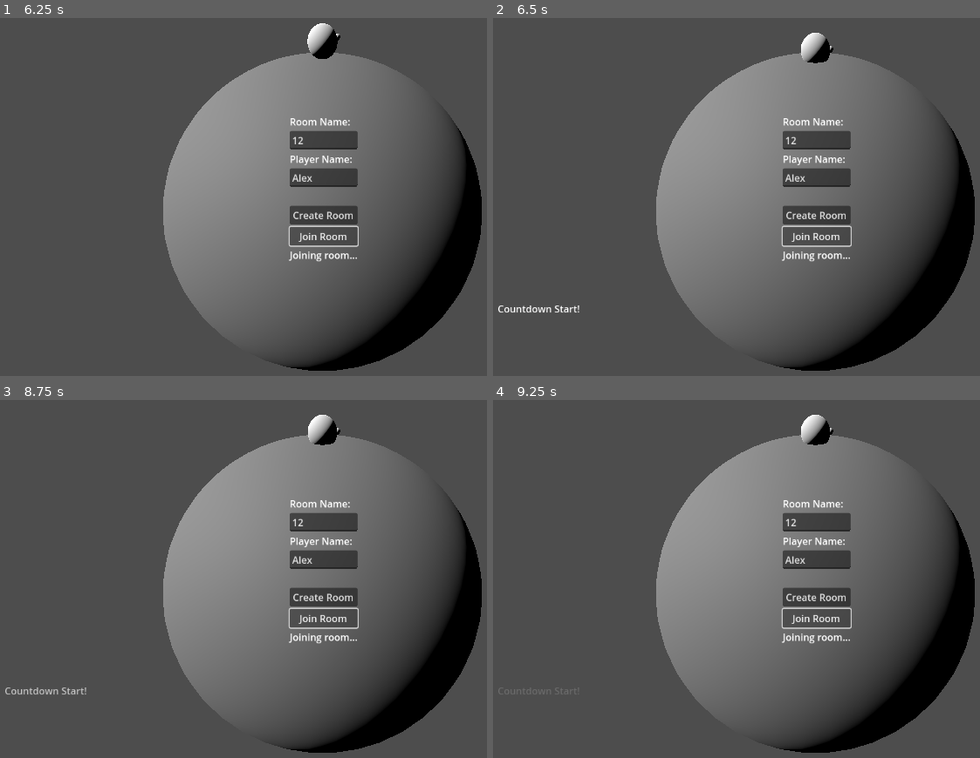
Above: before the commit, frames 1-4 (two rows, left to right).
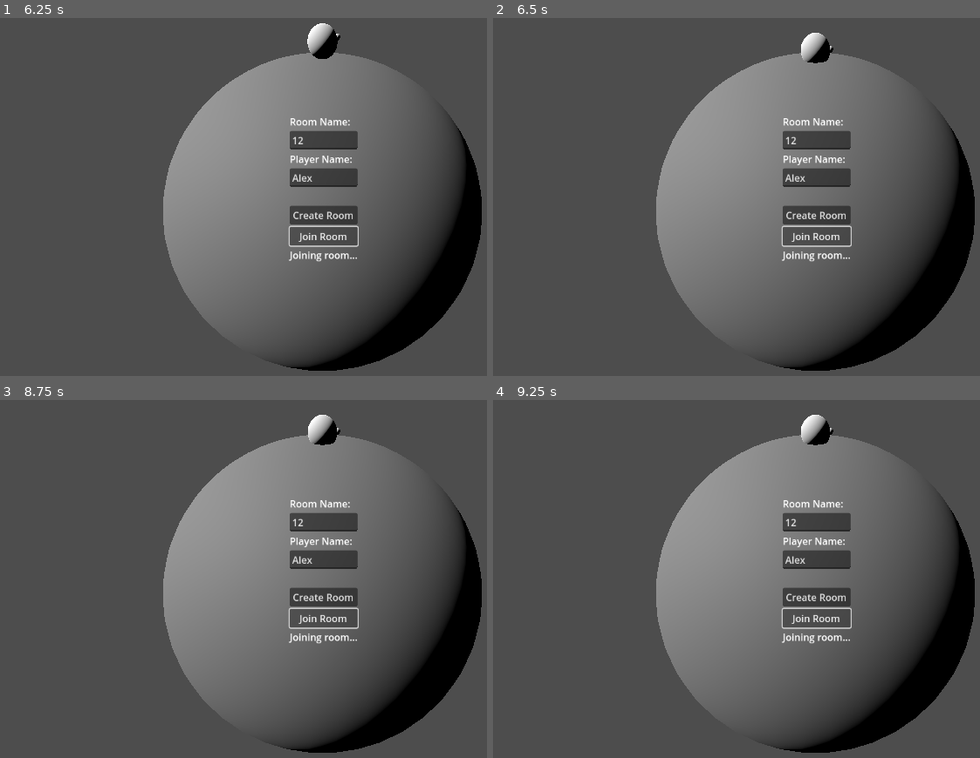
Above: after the commit, the same moments.

Repository: BenjaminMassey/battle_baos
Game: Godot game, scene res://scenes/main.tscn
Same seed, same stepped clock (60 frames per second), same inputs: the game is played once before the commit and once after it.
Inputs (mouse positions are in pixels of both pictures, inside the frame that each line leads up to):
- Up to frame 1 (6.25 s): click (321, 139) at 0.52 s; type "12" at 0.6 s; click (321, 179) at 0.75 s; type "Alex" at 0.83 s; click "Create Room" at 1.25 s; click "Join Room" at 2 s; hold D (turn_right) 2.78-3.53 s; hold A (turn_left) 3.53-4.28 s; hold D (turn_right) 4.28-5.78 s; hold A (turn_left) from 5.78 s (still down)
- Up to frame 2 (6.5 s): keep holding A (turn_left); tap F5 (debug_refresh) at 6.4 s
- Up to frame 3 (8.75 s): release A (turn_left) at 8.03 s; hold D (turn_right) from 8.03 s (still down)
- Up to frame 4 (9.25 s): keep holding D (turn_right)

Frame 1 is identical in both runs. In frame 2, 0.2% of the frame differs, in the area x 1-18%, y 80-83%; in frame 3, 0.2%; in frame 4, less than 0.1%.
Error before the commit: Cannot call method 'get_as_text' on a null value. (res://scripts/multiplayer.gd:117)
Error after the commit: Cannot call method 'get_as_text' on a null value. (res://scripts/multiplayer.gd:123)

Commit message:
Started system of global signals that all can listen to. Using a ready state for players for rounds. Have a text countdown visible for round starts.

Diff:
--- a/project.godot
+++ b/project.godot
@@ -18,6 +18,7 @@
 [autoload]
 
 Global="*res://scripts/global.gd"
+Signals="*res://scripts/signals.gd"
 
 [input]
 
--- a/scenes/main.tscn
+++ b/scenes/main.tscn
@@ -1,8 +1,10 @@
-[gd_scene load_steps=6 format=3 uid="uid://cn6vxddmkbjfw"]
+[gd_scene load_steps=8 format=3 uid="uid://cn6vxddmkbjfw"]
 
 [ext_resource type="PackedScene" uid="uid://do1s3dw6r6fu" path="res://scenes/player.tscn" id="1_k4j4q"]
 [ext_resource type="Script" uid="uid://dg23qc43rexnc" path="res://scripts/camera.gd" id="3_kfpbu"]
 [ext_resource type="Script" uid="uid://bbwdj7sywm7xc" path="res://scripts/multiplayer.gd" id="4_3otew"]
+[ext_resource type="Script" uid="uid://b3prqan84orf8" path="res://scripts/ready_button.gd" id="5_tbgi4"]
+[ext_resource type="Script" uid="uid://1no7u3alou05" path="res://scripts/countdown.gd" id="6_o6xl0"]
 [ext_resource type="Script" uid="uid://b47q88jvefixb" path="res://scripts/log.gd" id="6_tefeu"]
 
 [sub_resource type="BoxMesh" id="BoxMesh_0t2us"]
@@ -40,15 +42,18 @@
 script = ExtResource("3_kfpbu")
 player = NodePath("../world/player")
 
-[node name="multiplayer" type="Node" parent="main/game" node_paths=PackedStringArray("player")]
+[node name="multiplayer" type="Node" parent="main/game" node_paths=PackedStringArray("player", "log", "ready_statuses")]
 script = ExtResource("4_3otew")
 player = NodePath("../world/player")
+log = NodePath("../gui/log")
+ready_statuses = NodePath("../gui/ready_statuses")
 
 [node name="HTTPRequest" type="HTTPRequest" parent="main/game/multiplayer"]
 timeout = 10.0
 
 [node name="gui" type="Control" parent="main/game"]
 unique_name_in_owner = true
+visible = false
 layout_mode = 3
 anchors_preset = 8
 anchor_left = 0.5
@@ -68,6 +73,33 @@
 offset_right = 269.0
 offset_bottom = 581.0
 script = ExtResource("6_tefeu")
+
+[node name="ready_button" type="Button" parent="main/game/gui" node_paths=PackedStringArray("player")]
+layout_mode = 0
+offset_left = 497.0
+offset_top = 432.5
+offset_right = 553.0
+offset_bottom = 463.5
+text = "Ready"
+script = ExtResource("5_tbgi4")
+player = NodePath("../../world/player")
+
+[node name="ready_statuses" type="Label" parent="main/game/gui"]
+layout_mode = 0
+offset_left = 663.0
+offset_top = 361.5
+offset_right = 765.0
+offset_bottom = 436.5
+
+[node name="countdown" type="Label" parent="main/game/gui"]
+layout_mode = 0
+offset_left = 471.0
+offset_top = 351.5
+offset_right = 578.0
+offset_bottom = 374.5
+script = ExtResource("6_o6xl0")
+
+[node name="timer" type="Timer" parent="main/game/gui/countdown"]
 
 [node name="menu" type="Control" parent="main"]
 unique_name_in_owner = true
--- /dev/null
+++ b/scripts/countdown.gd
@@ -0,0 +1,22 @@
+extends Label
+
+var tick = 0;
+var num_ticks = 5;
+
+func _ready() -> void:
+	Signals.players_ready.connect(start);
+	$timer.connect("timeout", count);
+
+func start() -> void:
+	if $timer.is_stopped():
+		self.tick = 0;
+		text = "Starting in " + str(self.num_ticks) + "...";
+		$timer.start();
+
+func count() -> void:
+	self.tick += 1;
+	if self.tick == self.num_ticks:
+		text = "";
+		$timer.stop();
+	else:
+		text = "Starting in " + str(self.num_ticks - self.tick) + "...";
--- a/scripts/log.gd
+++ b/scripts/log.gd
@@ -1,4 +1,6 @@
 extends VFlowContainer
+
+class_name Log;
 
 func message(text: String):
 	var log_message = Label.new();
--- a/scripts/multiplayer.gd
+++ b/scripts/multiplayer.gd
@@ -1,6 +1,8 @@
 extends Node
 
 @export var player: Player;
+@export var log: Log;
+@export var ready_statuses: Label;
 
 var player_scene = preload("res://scenes/player.tscn")
 
@@ -24,6 +26,7 @@
 		"player_id": self.player_name,
 		"state": {
 			"alive": self.player.player_state != Player.State.Dead,
+			"ready": self.player.player_data["ready"],
 			"position": [self.player.global_position.x, self.player.global_position.y, self.player.global_position.z],
 			"rotation": [self.player.rotation.x, self.player.rotation.y, self.player.rotation.z]
 		}
@@ -61,12 +64,19 @@
 		print("Unhandled UDP tag: ", tag);
 
 func handle_states(data: Dictionary):
+	var ready_text = "";
+	var ready_count = 0;
 	var dead_count = 0;
 	var player_names = data["state"]["names"];
 	for name in player_names:
 		var state = data["state"]["data"][name]["state"];
 		if !state["alive"]:
 			dead_count += 1;
+		if state["ready"]:
+			ready_count += 1;
+			ready_text += name + ": " + "Ready\n";
+		else:
+			ready_text += name + ": " + "Not Ready\n";
 		if name == self.player_name:
 			var player_index = int(data["state"]["data"][name]["index"]);
 			self.player.player_data["spawn"] = Global.player_spawn_points[player_index];
@@ -77,13 +87,8 @@
 			add_child(peer);
 			peer.name = name;
 			peer.player_type = Player.Type.Peer;
-			%gui.find_child("log").message("Player \"" + name + "\" joined."); # TODO: better easier logging
-			#TODO: don't really wanna force reset, should be waiting state
-			self.player.reset();
-			for child in get_children():
-				if child.name == "HTTPRequest":
-					continue; #TODO: exclude HTTPRequest better ahh
-				child.reset();
+			log.message("Player \"" + name + "\" joined.");
+			Signals.round_reset.emit(); #TODO: don't really wanna force reset, should be waiting state
 		if state["alive"]:
 			if position_tweens.has(name):
 				position_tweens[name].kill();
@@ -97,17 +102,18 @@
 		if child.name == "HTTPRequest":
 			continue; #TODO: exclude HTTPRequest better ahh
 		if child.name not in player_names:
-			%gui.find_child("log").message("Player \"" + child.name + "\" left.");
+			log.message("Player \"" + child.name + "\" left.");
 			child.queue_free();
-	if dead_count == get_child_count() and player.player_state != Player.State.Waiting: # TODO: other player states?
+	if dead_count == get_child_count() and player.player_state != Player.State.Waiting:
 		print("RESET TIME");
-		self.player.reset();
-		self.player.player_state = Player.State.Waiting;
-		for child in get_children():
-			if child.name == "HTTPRequest":
-				continue; #TODO: exclude HTTPRequest better ahh
-			child.reset();
-			child.player_state = Player.State.Waiting;
+		Signals.round_reset.emit();
+	if ready_count == get_child_count() and player.player_state == Player.State.Waiting:
+		Signals.players_ready.emit(); # TODO: stop spamming of this
+	if player.player_state == Player.State.Waiting:
+		ready_statuses.text = ready_text;
+	else:
+		ready_statuses.text = "";
+	# TODO: not a find child every single time
 
 func _on_create_button_pressed() -> void:
 	print("create button");
@@ -146,7 +152,8 @@
 	if result == HTTPRequest.RESULT_SUCCESS and response_code == 200 and (body.get_string_from_utf8() == "Room exists." or body.get_string_from_utf8() == "Room created.") : # TODO: better
 		Global.state = Global.State.Game;
 		%menu.hide();
-		# TODO: combine two lines above via global-style signal-ing
+		%gui.show();
+		# TODO: combine three lines above via global-style signal-ing
 		self.player.player_state = Player.State.Waiting;
 	else:
 		var message = body.get_string_from_utf8();
--- a/scripts/player.gd
+++ b/scripts/player.gd
@@ -23,6 +23,7 @@
 	"forward": Vector3.RIGHT, # TODO: probably want diff for diff spawns?
 	"current_height": 0.0,
 	"jumping": false,
+	"ready": false,
 };
 
 @export var player_movement = {
@@ -39,6 +40,8 @@
 
 func _ready() -> void:
 	$timer.connect("timeout", start_game);
+	Signals.round_reset.connect(reset);
+	Signals.players_ready.connect(start_countdown);
 	face_forward();
 
 func _process(delta: float) -> void:
@@ -46,13 +49,8 @@
 		reset();
 	if Global.state != Global.State.Game or self.player_type == Type.Peer:
 		return;
-	match self.player_state:
-		State.Playing:
-			move_and_look(delta);
-		State.Waiting:
-			if $timer.is_stopped():
-				$timer.start();
-			# TODO: probably want more of a countdown-ing state, and timer start can be triggered by all player's "ready" status
+	if self.player_state == State.Playing:
+		move_and_look(delta);
 
 func move_and_look(delta: float) -> void:
 	var world_intersection = (global_position - Global.world["position"]).normalized();
@@ -72,8 +70,7 @@
 	print("start game");
 	self.player_state = State.Playing;
 	if self.player_type == Type.Host:
-		var log = get_tree().get_root().find_child("gui", true, false).find_child("log"); # TODO: better global-ing
-		log.message("Go!");
+		self.player_data["ready"] = false;
 
 func jump() -> void:
 	if self.player_data["jumping"]:
@@ -101,8 +98,6 @@
 		self.player_data["forward"] = Vector3.RIGHT; # TODO: probably want diff for diff spawns?
 		face_forward();
 		# TODO: feel like should reset jump values, but cannot get it to work
-		var log = get_tree().get_root().find_child("gui", true, false).find_child("log"); # TODO: better global-ing
-		log.message("Countdown Start!");
 	$trail.destroy_points();
 	self.player_state = State.Waiting;
 	$timer.stop();
@@ -114,3 +109,7 @@
 	var forward_rotation = Quaternion(Vector3.RIGHT, 0.05 * PI);
 	look_at(forward_rotation * p_pos, Vector3.RIGHT);
 # TODO: make more dynamic: currently not usable on _ready() or $timer.start, for example
+
+func start_countdown() -> void:
+	if $timer.is_stopped():
+		$timer.start();
--- /dev/null
+++ b/scripts/ready_button.gd
@@ -0,0 +1,14 @@
+extends Button
+
+@export var player: Player;
+
+func _ready() -> void:
+	var enable = func():
+		disabled = false;
+		show();
+	Signals.round_reset.connect(enable);
+	Signals.players_ready.connect(hide);
+
+func _pressed() -> void:
+	disabled = true;
+	player.player_data["ready"] = true;
--- /dev/null
+++ b/scripts/signals.gd
@@ -0,0 +1,4 @@
+extends Node3D
+
+signal round_reset;
+signal players_ready;
Not shown, changed: export_presets.cfg
Not shown, added: scripts/countdown.gd.uid
Not shown, added: scripts/ready_button.gd.uid
Not shown, added: scripts/signals.gd.uid
